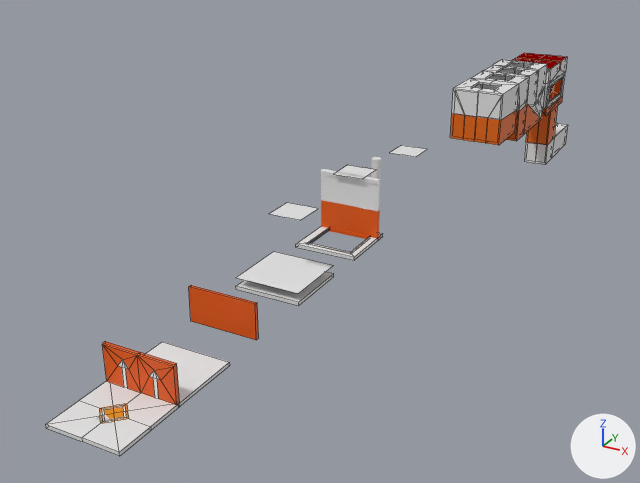
Renders of the Blender file map.blend from each side of a commit.
One viewpoint serves both versions: a 50 mm camera at (23.3, -38.4, 22.2) aimed at (-6.7, 16.2, -5.1). Every picture has the same lights, and +X, +Y and +Z are marked at lower right. Mesh edges are drawn as thin lines on the coarser meshes.
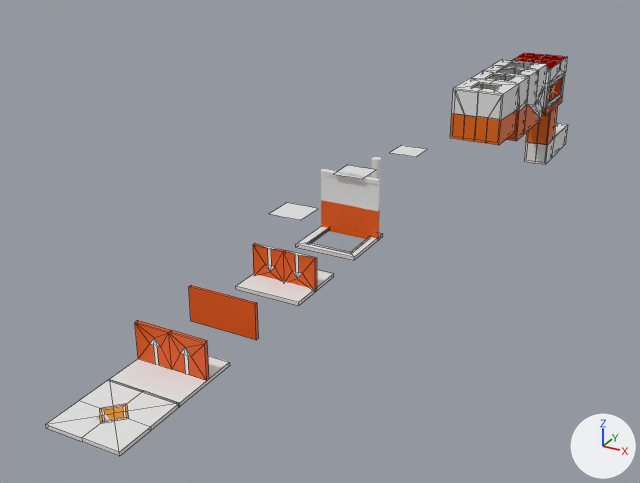
The change, as a diff of the scene's bpy script:
```diff
--- a/map.blend.py
+++ b/map.blend.py
@@ me_plane_007 @@
 me_plane_007.from_pydata(...)  # 4 vertices, 1 face; spans x -1.0..1.0, y -1.0..1.0, z 0.36
 # used by ob_plane_007; location = (0.0, 0.0, 0.0); scale = (2.0, 2.0, 2.0)
+# me_plane_007 part 1: the whole mesh is moved by (0.0, 0.0, -0.36)
@@ me_plane_009 @@
+me_plane_009.from_pydata([(2.0, 0.0, 0.0), (2.0, -0.2, 0.0), (2.0, 0.0, -2.02), (0.57, -0.2, -1.05), (1.2, -0.2, -1.05), (0.89, -0.2, -1.46), (0.78, -0.2, -1.05), (0.99, -0.2, -1.05), (0.78, -0.2, 0.0), (0.99, -0.2, 0.0), (0.0, 0.0, 0.0), (0.0, 0.0, -2.02), (0.0, -0.2, 0.0), (2.0, -0.16, -2.02), (2.0, -0.2, -1.98), (0.0, -0.2, -1.98), (0.0, -0.16, -2.02)], [], [(11, 10, 0, 2), (3, 15, 5), (3, 5, 6), (2, 0, 1, 14, 13), (7, 5, 4), (7, 9, 8, 6), (6, 5, 7), (16, 11, 2, 13), (3, 6, 8, 12), (4, 1, 9, 7), (15, 16, 13, 14), (4, 14, 1), (15, 14, 5), (5, 14, 4), (12, 15, 3), (8, 9, 0, 10), (0, 9, 1), (12, 8, 10)])
+for i in [0, 1, 3, *range(7, 15), 16, 17]: me_plane_009.polygons[i].material_index = 1
+me_plane_009.materials.append(mat_material_004)  # white #e7e7e7
+me_plane_009.materials.append(mat_material_005)  # orange #e75900
@@ ob_plane_001 @@
 ob_plane_001 = bpy.data.objects.new('Plane.001', me_plane_003)
-ob_plane_001.location = (0.0, -12.44, 0.0)
+ob_plane_001.location = (0.0, -10.19, 0.0)
 ob_plane_001.rotation_euler = (-1.571, 0.0, 0.0)  # degrees (-90, 0, 0)
@@ ob_plane_009 @@
+ob_plane_009 = bpy.data.objects.new('Plane.009', me_plane_009)
+ob_plane_009.location = (0.0, 0.0, 2.02)
+_m = ob_plane_009.modifiers.new('Mirror', 'MIRROR')
```

Location of each change, [x1, y1, x2, y2] in pixels of the pictures (640 x 483 px):
'Plane.001', moved
    before: [102, 341, 180, 405]
    after: [135, 320, 209, 381]
'Plane.007', mesh moved (not visible afterwards)
    before: [236, 251, 334, 293]
'Plane.009', added (orange)
    after: [253, 243, 317, 292]
    faces in mat_material_005 (orange #e75900): [253, 243, 317, 292]
    faces in mat_material_004 (white #e7e7e7): [258, 244, 312, 279]
